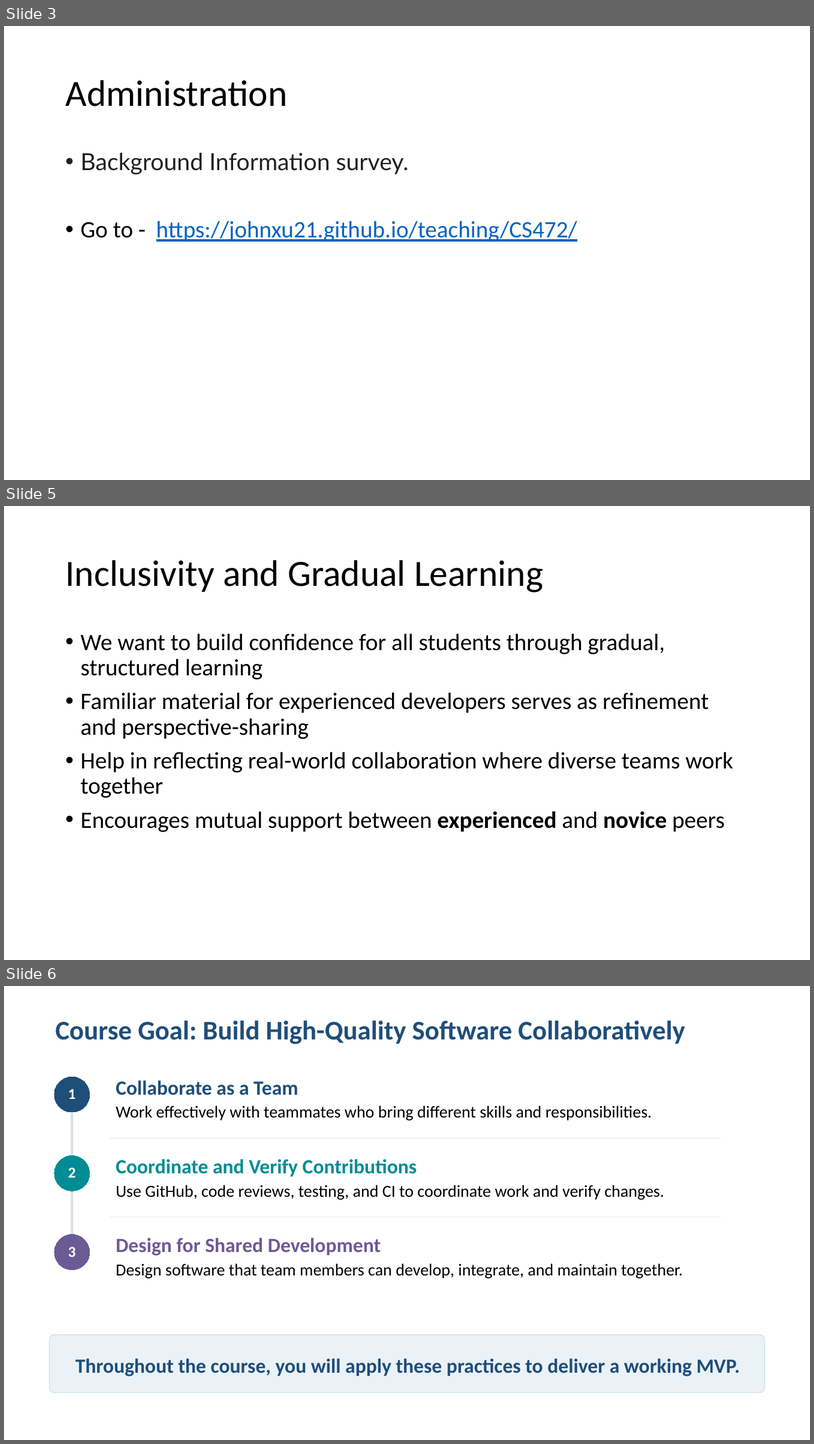
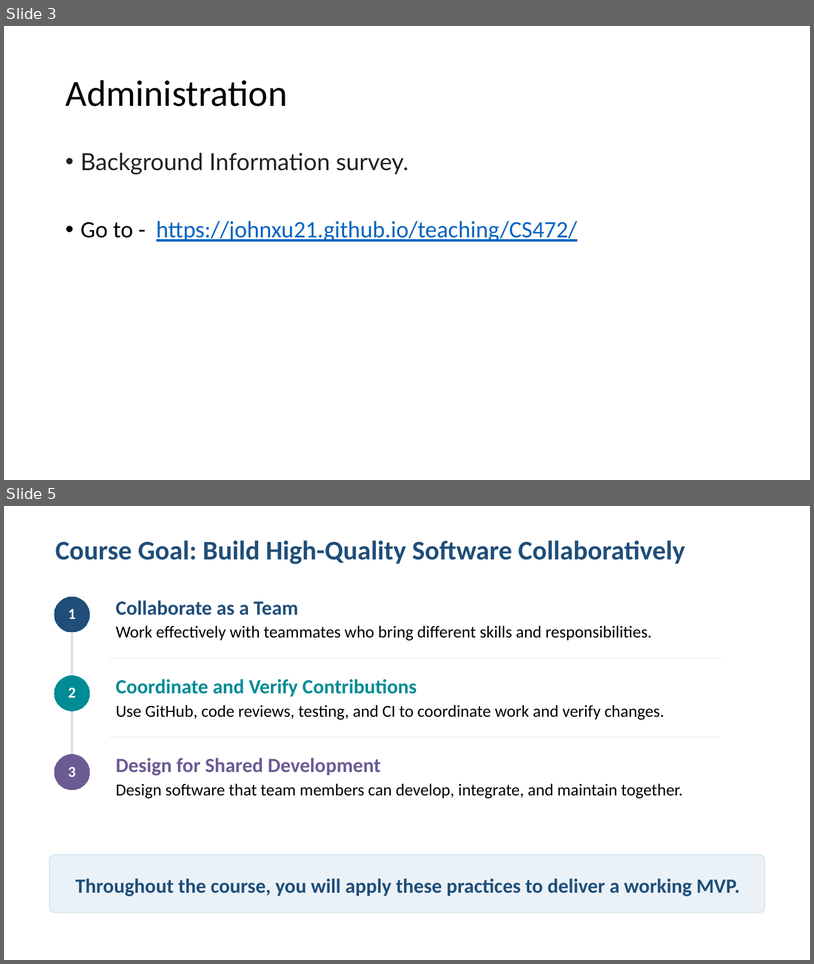
Before and after one commit to johnxu21/johnxu21.github.io, a slide deck: teaching/CS472/Timetable/ClassOverview-V2.pptx. Shown one above the other, each under a label of ours: slides 3, 5 and 6 before the commit, slides 3 and 5 after it; the slides between them are not shown. The pictures are 814x1444 and 814x964 pixels, drawn with LibreOffice and Linux fonts; fonts in the diff are those of the drawing. Boxes give left, top, right and bottom in pixels: in the first picture for what was removed or moved away, otherwise in the second. Text is boxed around its words. In the diff, an @@ line names an element or a change of style, - is before the commit and + after.

```diff
--- a/teaching/CS472/Timetable/ClassOverview-V2.pptx
+++ b/teaching/CS472/Timetable/ClassOverview-V2.pptx
@@ slide 5 removed at box(4, 506, 810, 960), background #FFFFFF @@
@@ title removed at box(65, 560, 543, 592) @@
-Inclusivity and Gradual Learning
@@ text removed at box(81, 633, 734, 832) @@
-• We want to build confidence for all students through gradual, structured learning
-• Familiar material for experienced developers serves as refinement and perspective-sharing
-• Help in reflecting real-world collaboration where diverse teams work together
-• Encourages mutual support between experienced and novice peers
@@ what was slide 6 is now slide 5 @@
```
Also in this commit, not shown: 1 slide changed, 2 other files.
